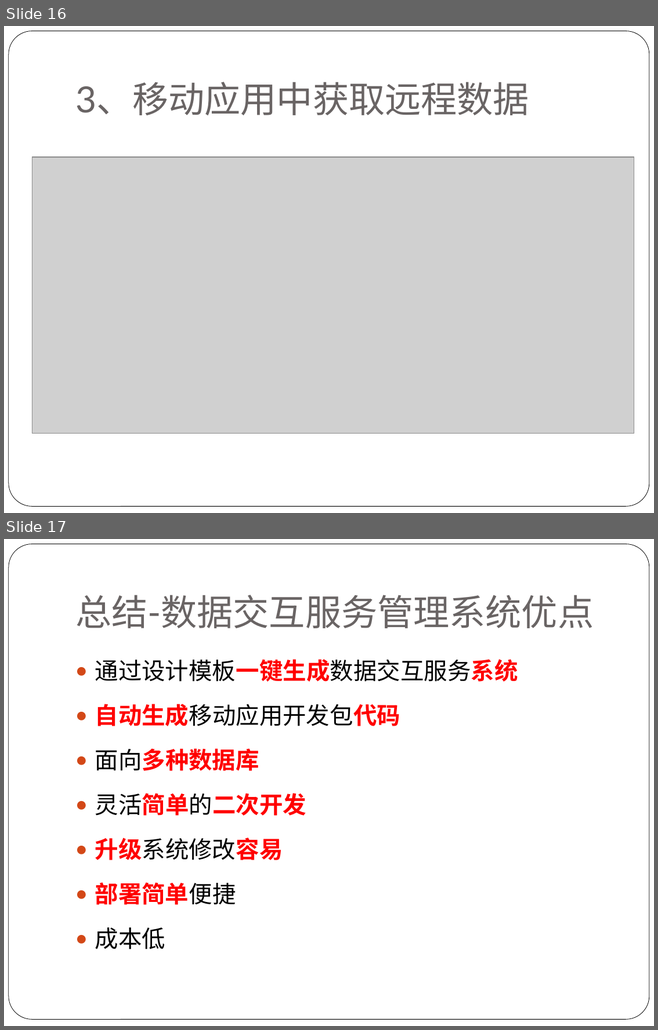
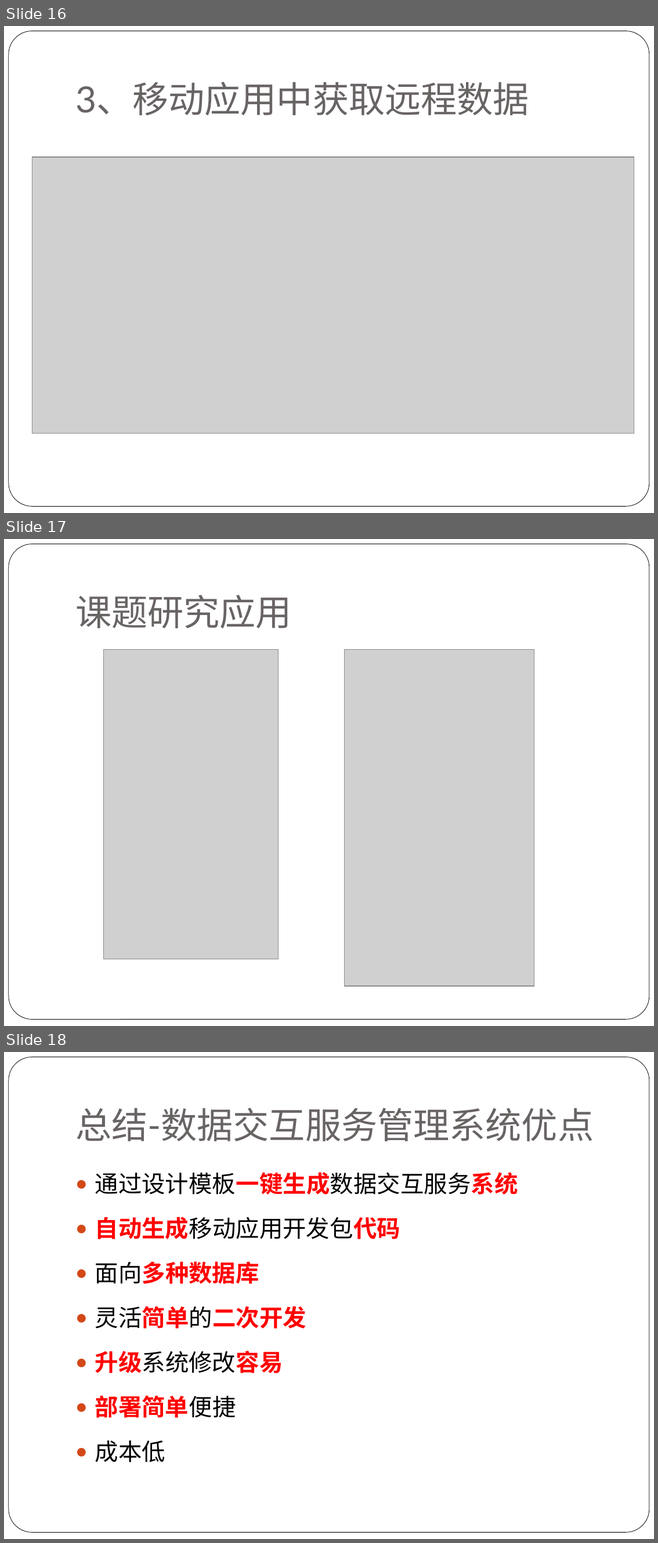
Before and after one commit to alucard263096/MyPaper, a slide deck: 论文PPT.pptx. Shown one above the other, each under a label of ours: slides 16 and 17 before the commit, slides 16, 17 and 18 after it. The pictures are 658x1030 and 658x1543 pixels, drawn with LibreOffice and Linux fonts; fonts in the diff are those of the drawing; grey boxes stand for pictures. Boxes give left, top, right and bottom in pixels: in the first picture for what was removed or moved away, otherwise in the second. Text is boxed around its words. In the diff, an @@ line names an element or a change of style, - is before the commit and + after.

Commit message:
qianru

```diff
--- a/论文PPT.pptx
+++ b/论文PPT.pptx
@@ slide 17 added at (4, 539, 654, 1026), background #FFFFFF; not listed: 1 template element that a slide beside it also shows @@
@@ title added at (75, 595, 292, 628), 40 pt, text #696464 @@
+课题研究应用
@@ picture added at (104, 649, 279, 959) @@
@@ picture added at (344, 649, 534, 986) @@
@@ what was slide 17 is now slide 18 @@
```
